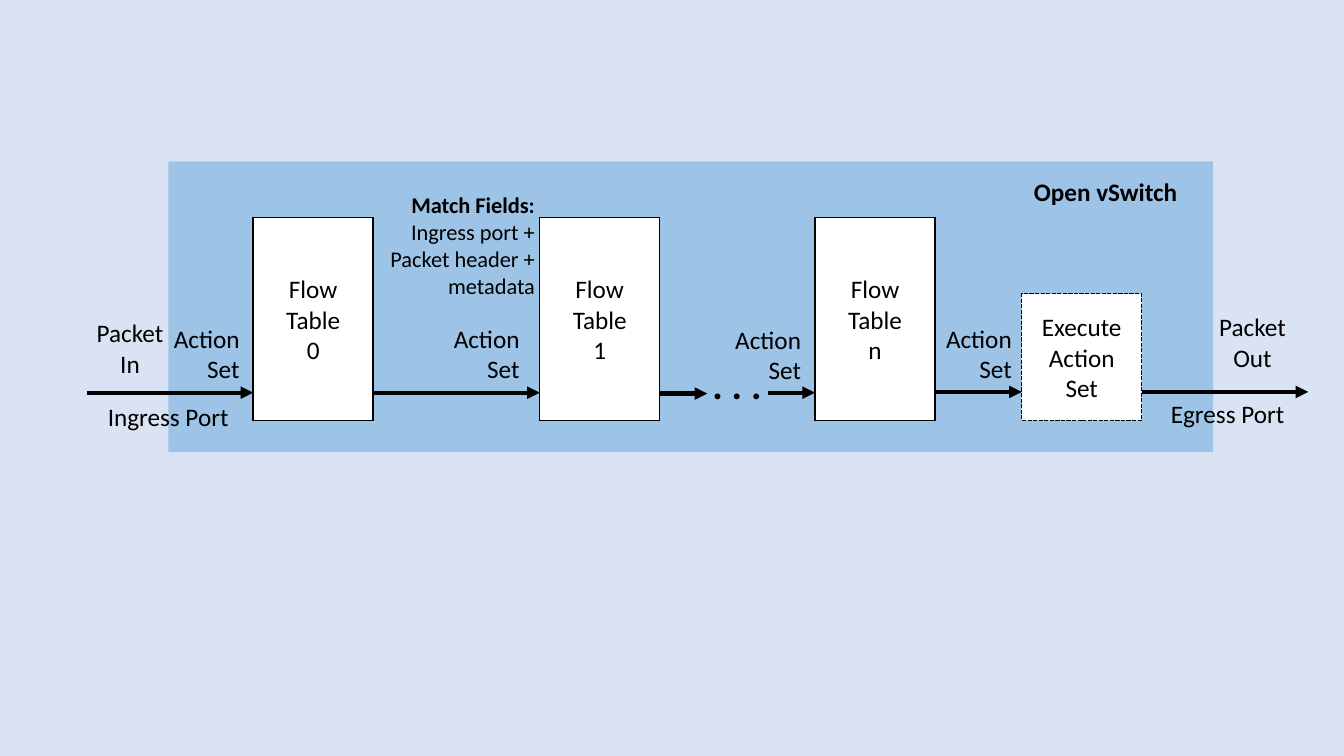
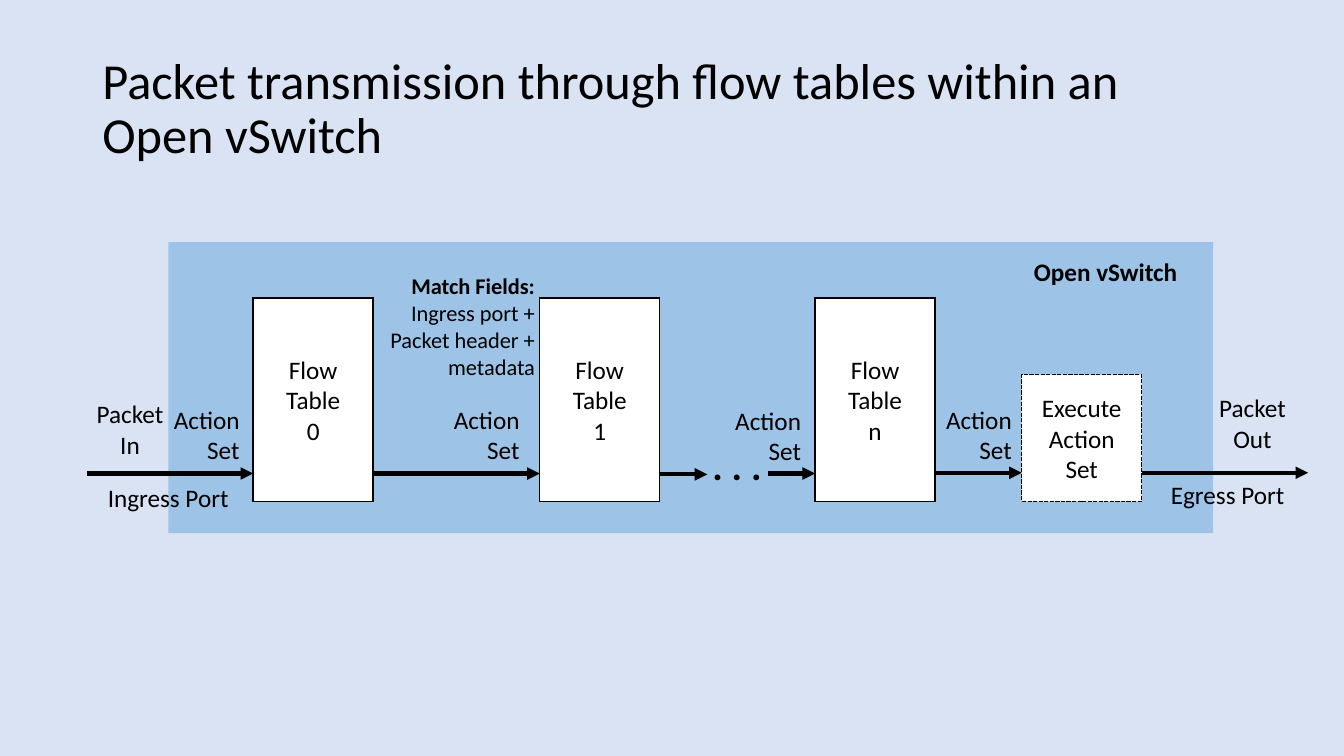
Before and after one commit to harshal-vaze/Software-Defined-Networking-with-ONOS, a slide deck: slide 14 of Thesis.pptx (slide 54 before the commit). Drawn at 1344x756 pixels with LibreOffice and Linux fonts; fonts in the diff are those of the drawing. Boxes give left, top, right and bottom in pixels: in the first picture for what was removed or moved away, otherwise in the second. Text is boxed around its words. In the diff, an @@ line names an element or a change of style, - is before the commit and + after.

```diff
--- a/Thesis.pptx
+++ b/Thesis.pptx
@@ text added at (102, 64, 1119, 161), 36 pt, text #000000 @@
+Packet transmission through flow tables within an Open vSwitch
@@ 11 texts, 6 arrows, 5 rectangles: place and size @@
-11 texts, 6 arrows, 5 rectangles at (87, 161, 1309, 453)
+11 texts, 6 arrows, 5 rectangles at (87, 242, 1309, 533)
```
Also in this commit, not shown: 6 other slides changed, 1 slide added, 35 slides removed, 6 other files.
